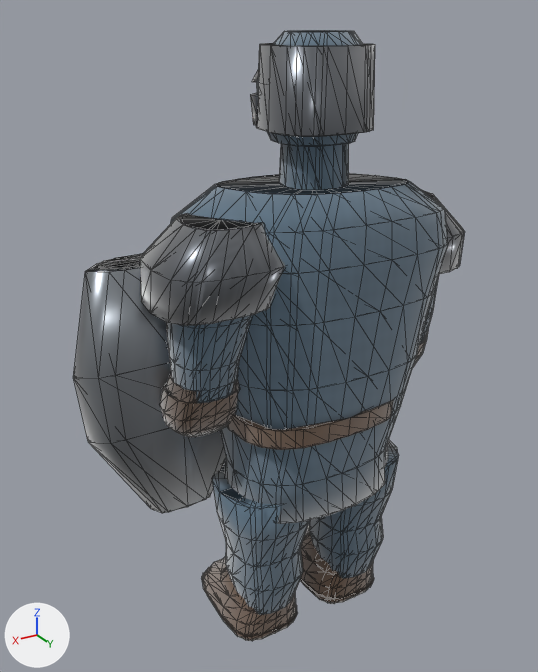
An edit to the glTF model public/assets/models/characters/shield.glb, drawn before and after from the same camera.
Before and after are seen from a 50 mm camera at (1.177, 1.719, 1.934) aimed at (0.119, -0.044, 1.052). Arrows for +X, +Y and +Z are at lower left; the lights stay in place. The picture after the commit comes second. Mesh edges are drawn as thin lines. Where no turn or scale is listed for an object, it has been applied to the vertices. Vertices at exactly the same position are counted once.

The first picture shows 'LOD0_PROD_body', 'LOD0_PROD_weapon', 'LOD1_PROD_body', 'LOD1_PROD_weapon', 'LOD2_PROD_body' and 1 more.
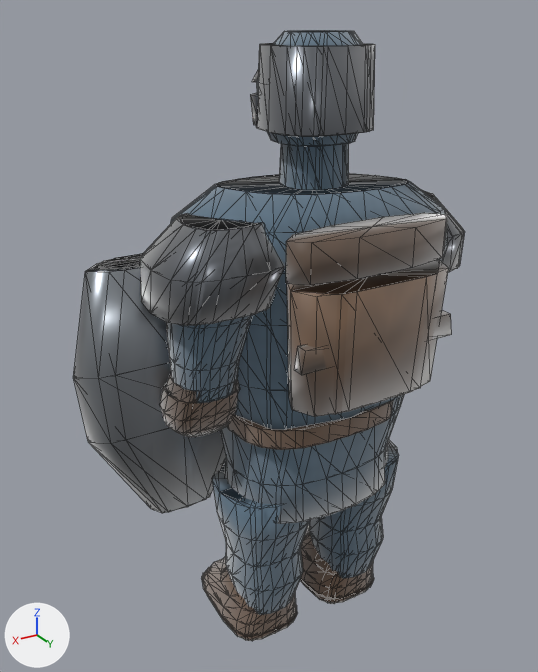
The change, as a diff of the scene's bpy script:
```diff
--- a/public/assets/models/characters/shield.glb.py
+++ b/public/assets/models/characters/shield.glb.py
@@ me_lod0_prod_body @@
 # used by ob_lod0_prod_body; location = (0.0, 0.0, 0.0)
-me_lod0_prod_body.from_pydata(...)  # 1162 vertices, 1944 faces; spans x -0.51..0.51, y -0.31..0.22, z 0.01..1.9
+me_lod0_prod_body.from_pydata(...)  # 1214 vertices, 2036 faces; spans x -0.51..0.51, y -0.31..0.36, z 0.01..1.9
+# me_lod0_prod_body part 1: the loose piece of 8 vertices spanning x -0.04..0.04, y -0.25..-0.22, z 1.16..1.3 is copied, and the copy is scaled about its middle by (5.88, 1.58, 0.435), then moved by (0.0, 0.55, -0.08), in mat_mat_shield_leather; it spans x -0.25..0.25, y 0.3..0.33, z 1.11..1.18
+# me_lod0_prod_body part 2: a new loose piece of 22 vertices spanning x -0.24..0.24, y 0.17..0.36, z 0.98..1.31, in mat_mat_shield_leather
+# me_lod0_prod_body part 3: a new loose piece of 22 vertices spanning x -0.26..0.26, y 0.2..0.33, z 1.34..1.44, in mat_mat_shield_leather
 me_lod0_prod_body.materials.append(mat_mat_shield_body)
@@ me_lod1_prod_body @@
 # used by ob_lod1_prod_body; location = (0.0, 0.0, 0.0)
-me_lod1_prod_body.from_pydata(...)  # 684 vertices, 1128 faces; spans x -0.51..0.51, y -0.32..0.22, z 0.01..1.9
+me_lod1_prod_body.from_pydata(...)  # 698 vertices, 1152 faces; spans x -0.51..0.51, y -0.32..0.36, z 0.01..1.9
+# me_lod1_prod_body part 4: a new loose piece of 14 vertices spanning x -0.24..0.24, y 0.18..0.36, z 0.98..1.31, in mat_mat_shield_body
 me_lod1_prod_body.materials.append(mat_mat_shield_body)
```

Where the change shows, as pixel boxes (x1, y1, x2, y2) in the pictures (538 x 672 px):
part 1 of me_lod0_prod_body, added: after (294, 310, 452, 375)
part 2 of me_lod0_prod_body, added: after (287, 260, 449, 417)
part 3 of me_lod0_prod_body, added: after (286, 213, 448, 285)
part 4 of me_lod1_prod_body, added: after (292, 263, 439, 414)
